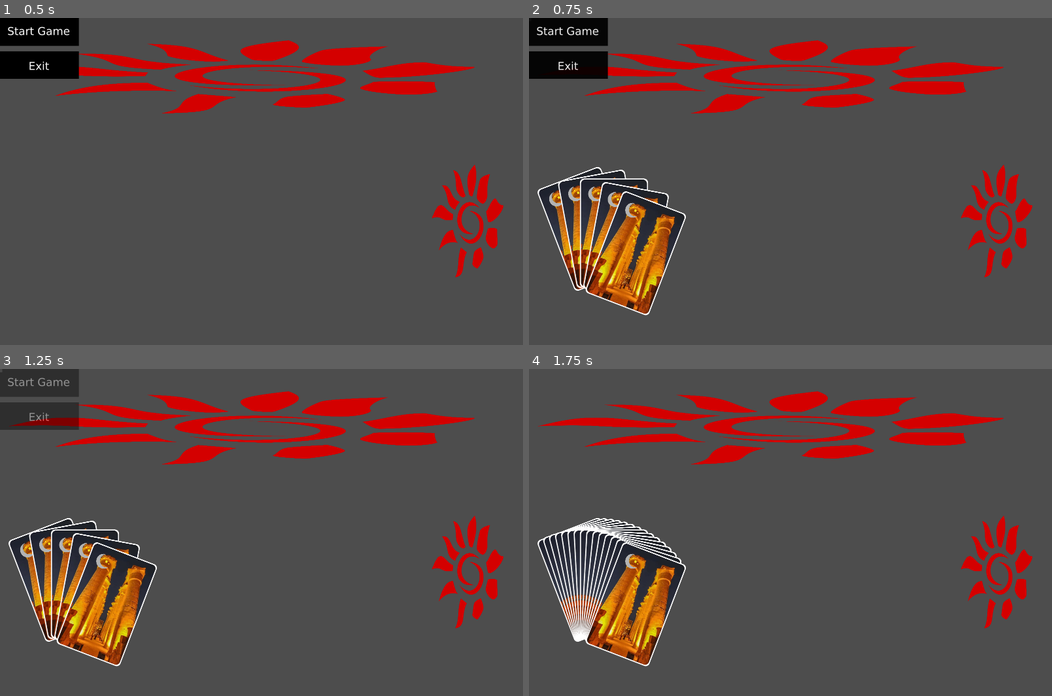
Above: before the commit, frames 1-4 (two rows, left to right).
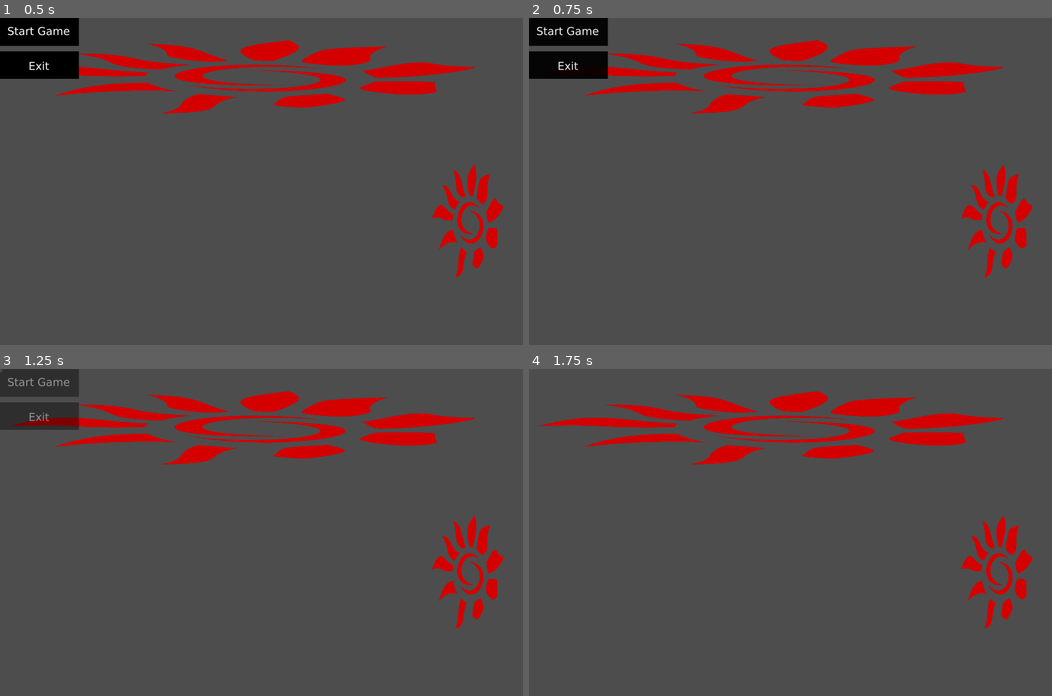
Above: after the commit, the same moments.

Repository: liambrownweb/Onirim
Game: Godot game, scene res://Main.tscn
The game is run twice, just before and just after one commit, with the same random seed, the same clock (stepped at 60 frames per second) and the same inputs.
Inputs (mouse positions are in pixels of both pictures, inside the frame that each line leads up to):
- Up to frame 1 (0.5 s): no input
- Up to frame 2 (0.75 s): click (570, 31) at 0.5 s
- Up to frame 3 (1.25 s): no input
- Up to frame 4 (1.75 s): click (570, 382) at 1.25 s

Frame 1 is identical in both runs. In frame 2, 8.2% of the frame differs, in the area x 1-30%, y 45-91%; in frame 3, 8.2%; in frame 4, 8.2%.
Error after the commit: Parse Error: "CardScene" is a constant but does not contain a type. (res://gameboard.tscn::GDScript_kv177:74)

Commit message:
Broken ATM but saving spot

Diff:
--- a/CardScene.tscn
+++ b/CardScene.tscn
@@ -6,6 +6,7 @@
 [sub_resource type="GDScript" id="GDScript_8ked3"]
 resource_name = "CardScene"
 script/source = "extends Control
+class_name CardScene
 var dragging = false
 var drag_offset = Vector2.ZERO
 var original_parent = null
--- a/game.gd
+++ b/game.gd
@@ -2,6 +2,8 @@
 var game_deck: Deck
 var hand = []
 var limbo = []
+var played = []
+var discard = []
 const Decks = preload("res://components/decks.gd")
 
 @onready var game_in_progress = false
@@ -14,6 +16,14 @@
 func _process(_delta: float) -> void:
 	pass
 
+func can_play(card: Card) -> bool:
+	if card.type == Decks.C.types.LOCATION:
+		return played.size() == 0 || played.front().subtype != card.subtype || true
+	return true
+
+func can_discard(card: Card) -> bool:
+	return true
+
 func start_new_game() -> void:
 	game_deck = Deck.new()
 	game_deck.build_from(Decks.STANDARD)
--- a/gameboard.tscn
+++ b/gameboard.tscn
@@ -10,6 +10,8 @@
 var drop_target = null
 @onready var game: Control = get_node(\"/root/Main/Game\")
 @onready var DragLayer = get_tree().root.get_node(\"Main/DragLayer\")
+@onready var discard = $TextureRect/DiscardPile
+@onready var playrow = $TextureRect2/PlayRow
 
 func _ready() -> void:
 	pass
@@ -74,19 +76,20 @@
 		return
 	_update_hand_layout()
 
-func drop_card(card) -> void:
+func drop_card(card: CardScene.CardScene) -> void:
 		# find drop target under mouse (example: a Control with \"PlayRow\" name)
 	var mouse_pos = get_global_mouse_position()
 	#var picked = get_viewport().gui_pick(mouse_pos)  # returns Control under point
 	var picked = get_drop_target()
-	if picked is Control:
-		DragLayer.remove_child(card)
+	DragLayer.remove_child(card)
+	if picked == discard and game.can_discard(card):
 		picked.add_child(card)
-		if picked.has_method(\"on_card_dropped\"):
-			picked.on_card_dropped(card)
+		game.discard(card)
+	elif picked == playrow and game.can_play(card):
+		picked.add_child(card)
+		game.play(card)
 	else:
 		# return to original parent and animate back (instant here)
-		DragLayer.remove_child(card)
 		card.position = card.original_rect_pos
 		card.original_parent.add_child(card)
 		card.original_parent.move_child(card, card.original_index)
@@ -94,10 +97,10 @@
 
 func get_drop_target() -> Control:
 	var mouse_pos = get_global_mouse_position()
-	if $TextureRect/DiscardPile.get_rect().has_point(mouse_pos):
-		return $TextureRect/DiscardPile
-	elif $TextureRect2/PlayRow.get_rect().has_point(mouse_pos):
-		return $TextureRect2/PlayRow
+	if discard.get_rect().has_point(mouse_pos):
+		return discard
+	elif playrow.get_rect().has_point(mouse_pos):
+		return playrow
 	else:
 		return null
 
